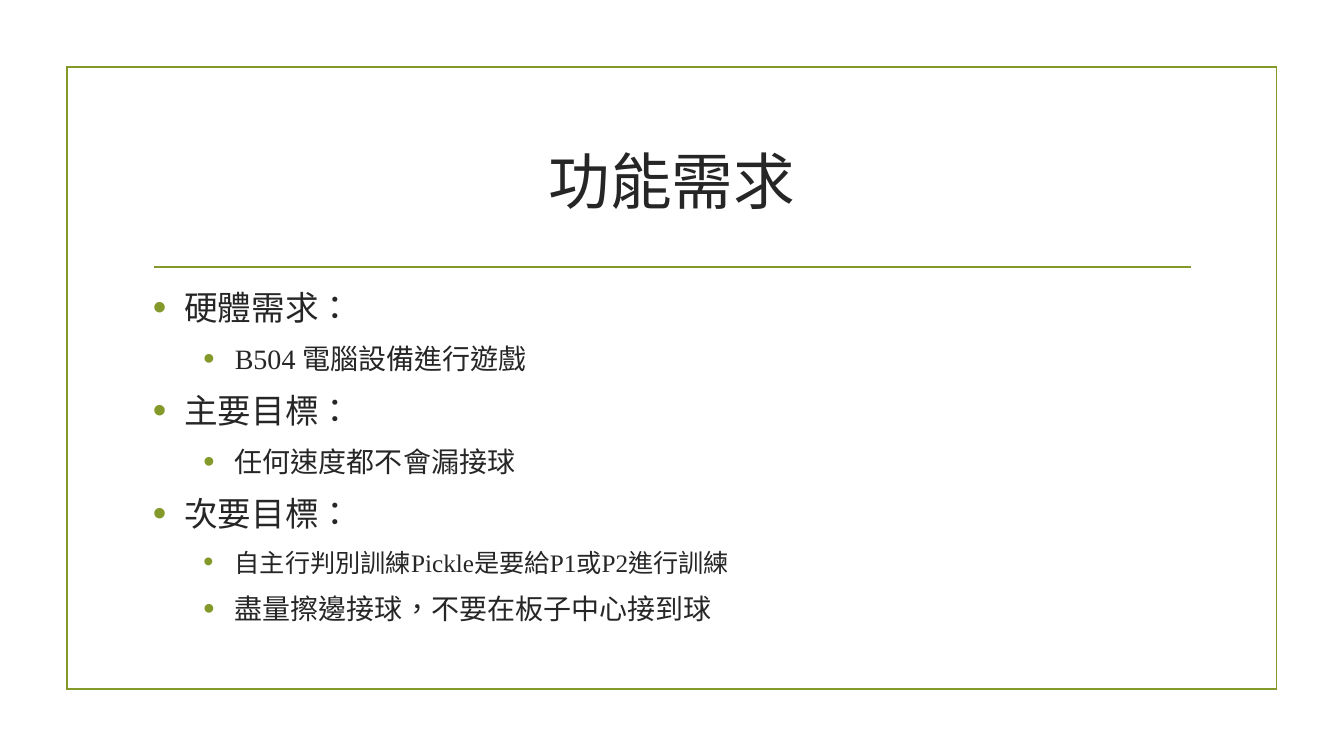
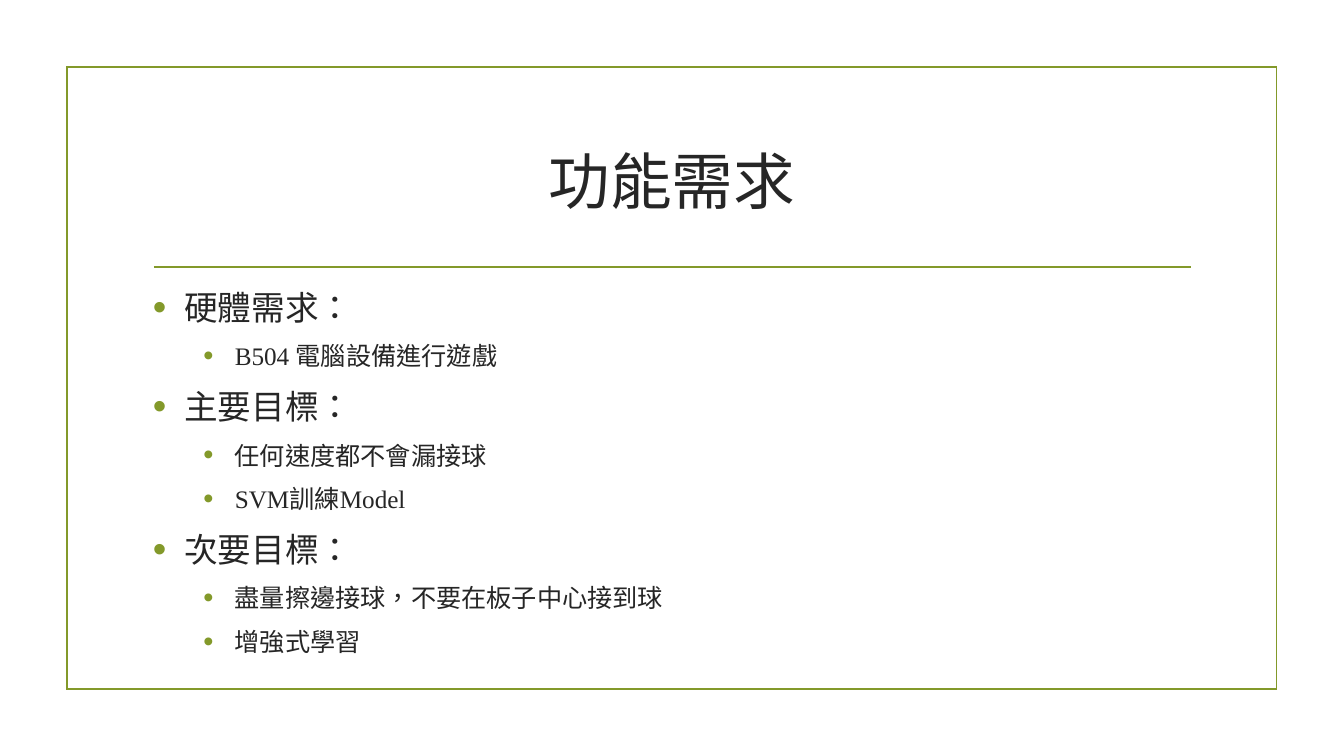
Before and after one commit to ErEcheLon/Mechine-Learning, a slide deck: slide 2 of Hw6/ML_PingPong.pptx. Drawn at 1344x756 pixels with LibreOffice and Linux fonts; fonts in the diff are those of the drawing; background and template pictures are left out. Boxes give left, top, right and bottom in pixels: in the first picture for what was removed or moved away, otherwise in the second. Text is boxed around its words. In the diff, an @@ line names an element or a change of style, - is before the commit and + after.

```diff
--- a/Hw6/ML_PingPong.pptx
+++ b/Hw6/ML_PingPong.pptx
@@ text at [235, 344, 663, 609]: size 20 to 18 pt in "B504 電腦設備進行遊戲", "任何速度都不會漏接球", "盡量擦邊接球，不要在板子中心接到球" @@
@@ text at [235, 488, 406, 510]: paragraph added @@
+  • SVM訓練Model
@@ text at [235, 551, 729, 574]: paragraph removed @@
-    • 自主行判別訓練Pickle是要給P1或P2進行訓練
@@ text at [235, 630, 361, 653]: paragraph added @@
+  • 增強式學習
```
Also in this commit, not shown: 4 slides added, 1 other file.
